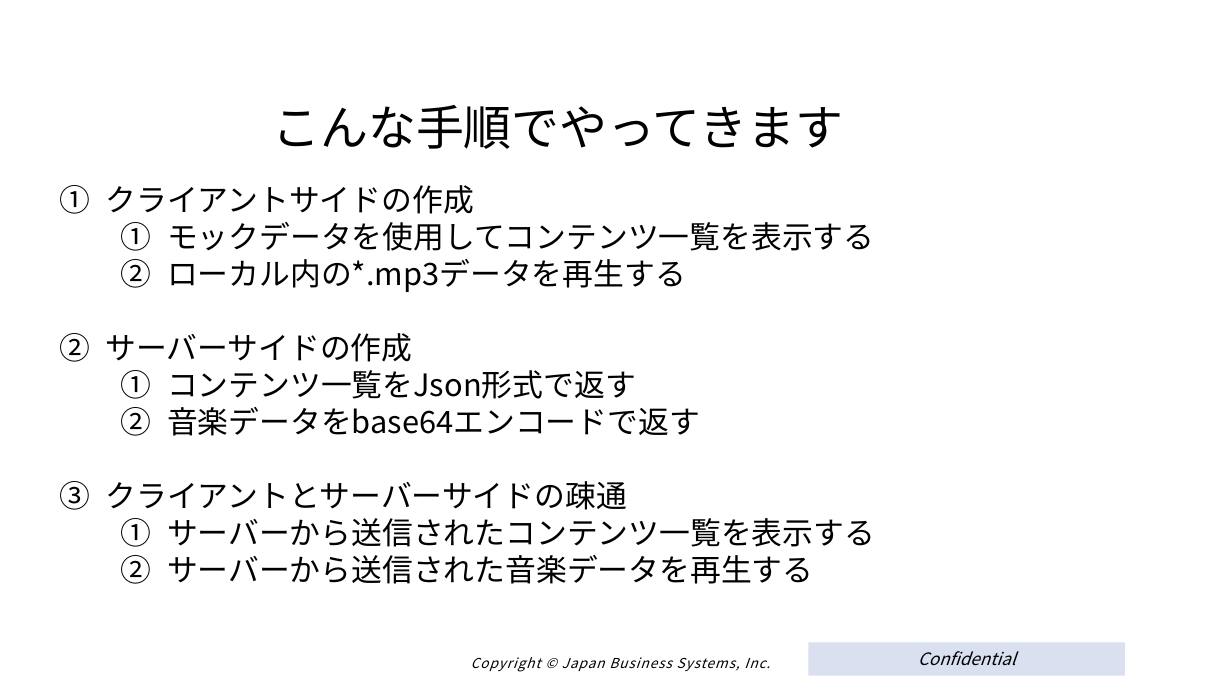
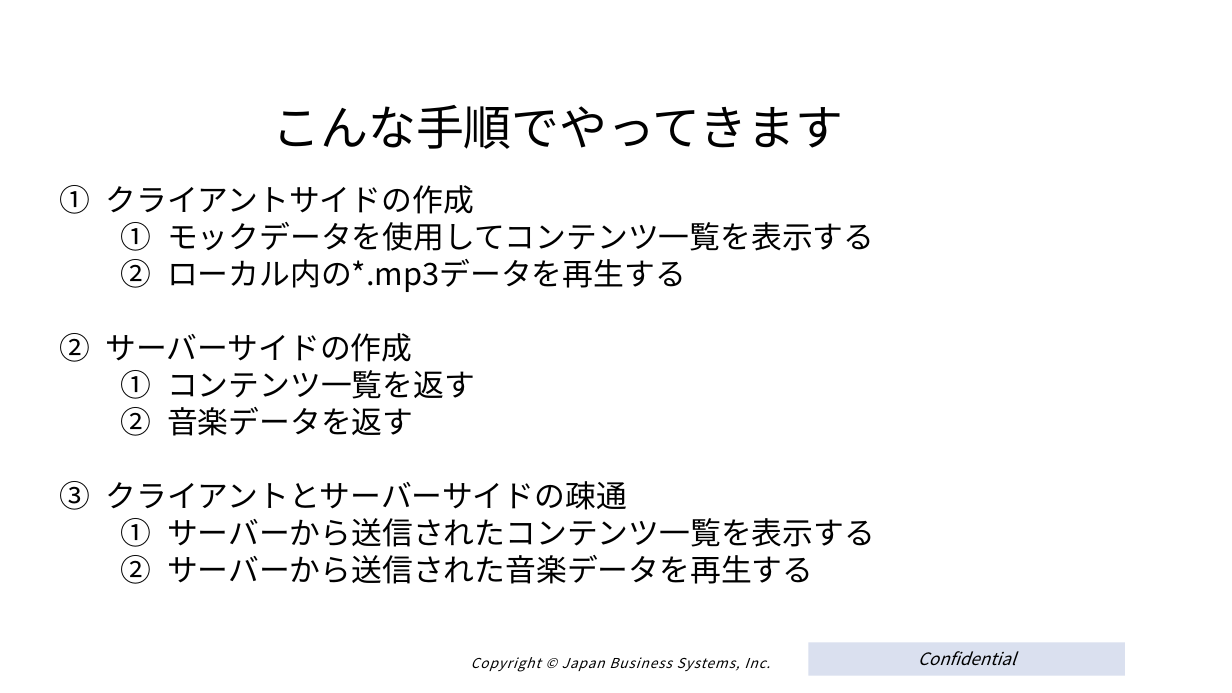
Before and after one commit to muchiyama/cf_training, a slide deck: slide 6 of doc/しりょ.pptx. Drawn at 1232x693 pixels with LibreOffice and Linux fonts; fonts in the diff are those of the drawing; background and template pictures are left out. Boxes give left, top, right and bottom in pixels: in the first picture for what was removed or moved away, otherwise in the second. Text is boxed around its words. In the diff, an @@ line names an element or a change of style, - is before the commit and + after.

```diff
--- a/doc/しりょ.pptx
+++ b/doc/しりょ.pptx
@@ text at (167, 370, 475, 436): text changed @@
-  1. コンテンツ一覧をJson形式で返す
-  2. 音楽データをbase64エンコードで返す
+  1. コンテンツ一覧を返す
+  2. 音楽データを返す
```
Also in this commit, not shown: 11 other slides changed, 8 other files.
